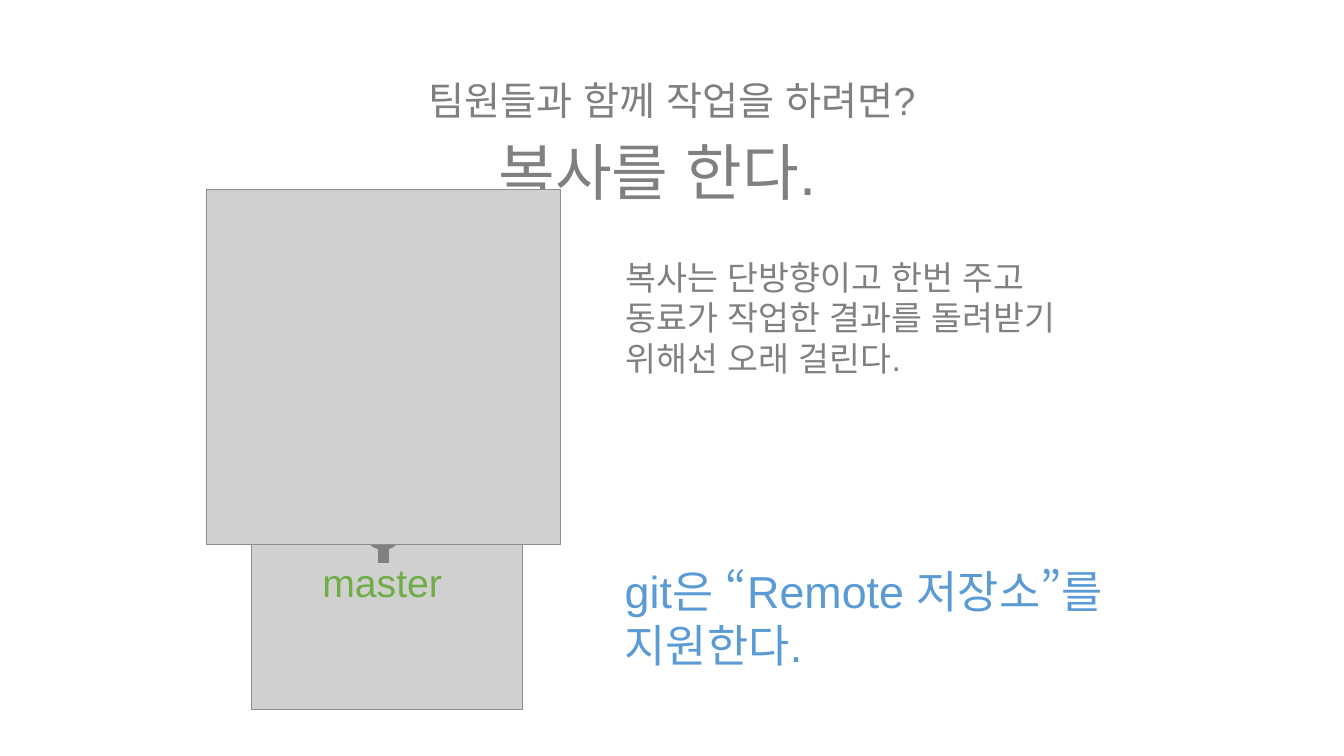
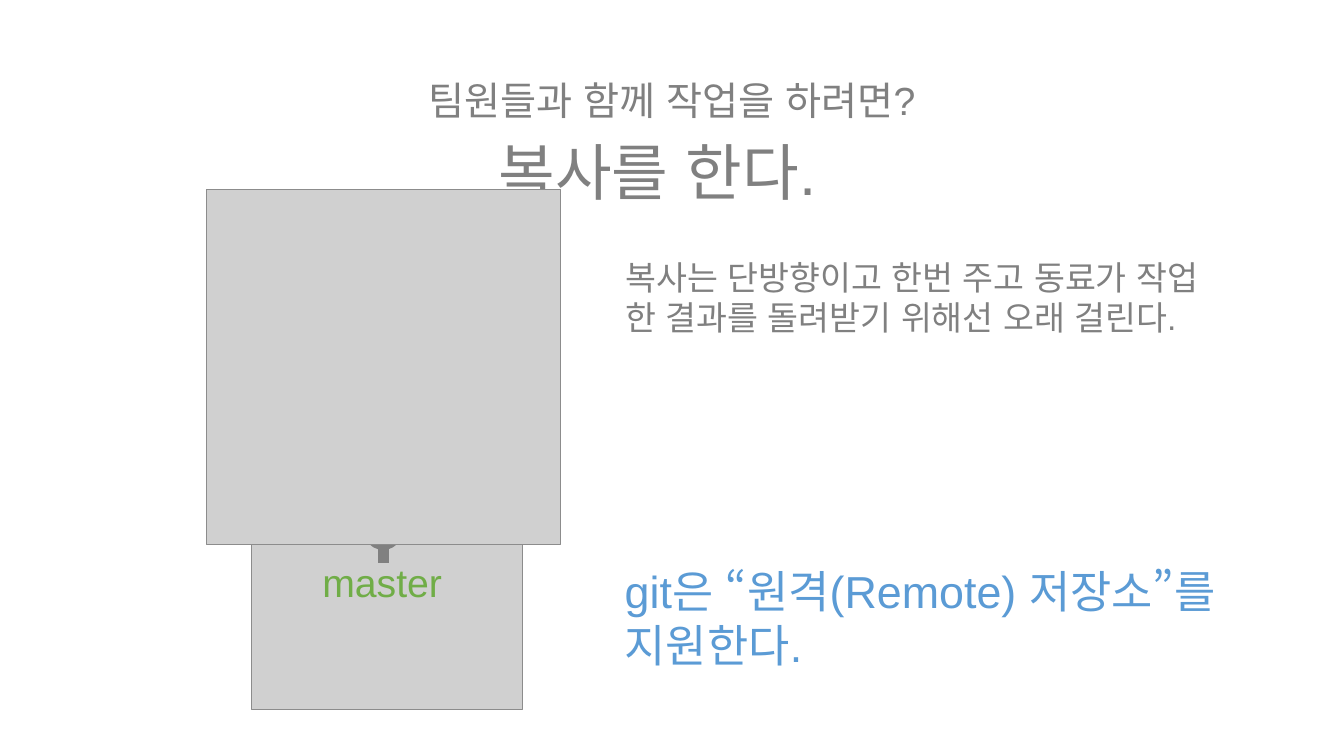
Before and after one commit to juniair/Summary-PPT, a slide deck: slide 26 of git 사용법.pptx. Drawn at 1344x756 pixels with LibreOffice and Linux fonts; fonts in the diff are those of the drawing; grey boxes stand for pictures. Boxes give left, top, right and bottom in pixels: in the first picture for what was removed or moved away, otherwise in the second. Text is boxed around its words. In the diff, an @@ line names an element or a change of style, - is before the commit and + after.

```diff
--- a/git 사용법.pptx
+++ b/git 사용법.pptx
@@ text at [626, 262, 1198, 333]: text changed @@
-복사는 단방향이고 한번 주고
-동료가 작업한 결과를 돌려받기
-위해선 오래 걸린다.
+복사는 단방향이고 한번 주고 동료가 작업
+한 결과를 돌려받기 위해선 오래 걸린다.
@@ text at [625, 568, 1215, 618]: text changed @@
-git은 “Remote 저장소”를
+git은 “원격(Remote) 저장소”를
```
Also in this commit, not shown: 6 other slides changed.
